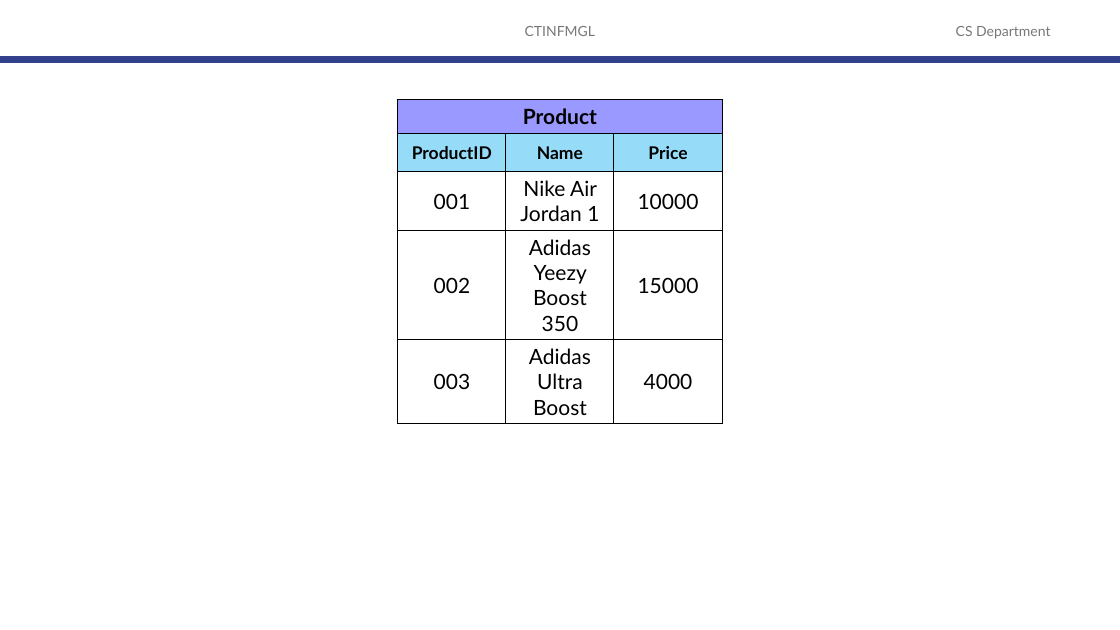
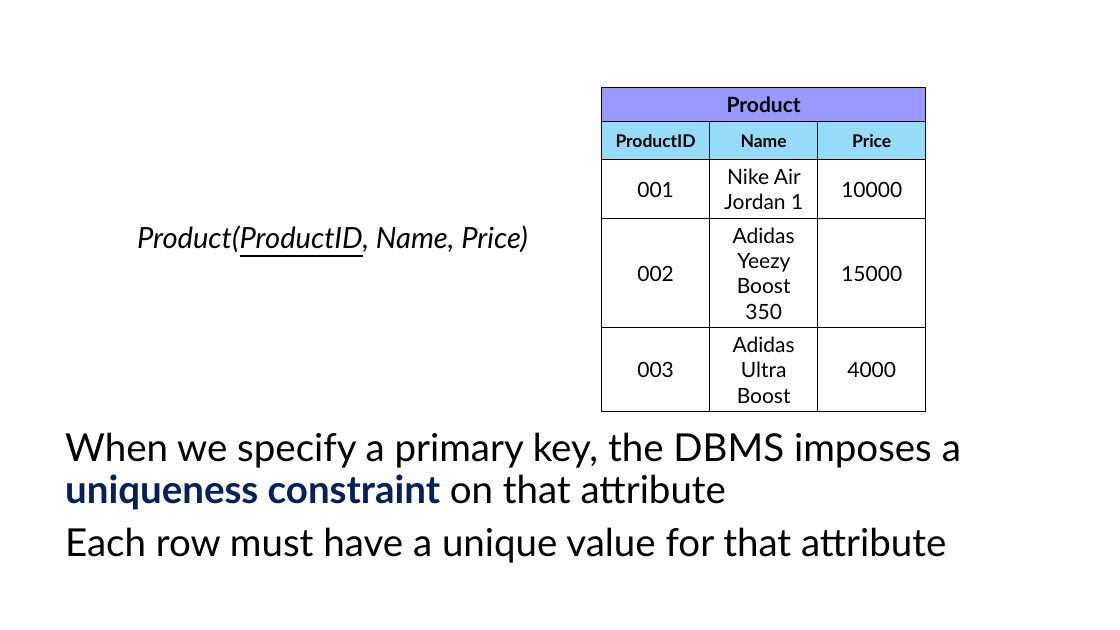
Before and after one commit to robitussin/CTINFMGL, a slide deck: slide 57 of 03 - The Relational Database Model/The Relational Model.pptx (slide 56 before the commit). Drawn at 1120x630 pixels with LibreOffice and Linux fonts; fonts in the diff are those of the drawing; background and template pictures are left out. Boxes give left, top, right and bottom in pixels: in the first picture for what was removed or moved away, otherwise in the second. Text is boxed around its words. In the diff, an @@ line names an element or a change of style, - is before the commit and + after.

```diff
--- a/03 - The Relational Database Model/The Relational Model.pptx
+++ b/03 - The Relational Database Model/The Relational Model.pptx
@@ text removed at (525,26,595,36) @@
-CTINFMGL
@@ text removed at (956,26,1050,39) @@
-CS Department
@@ line removed from (0, 59) to (1120, 59) @@
@@ table: place and size @@
-table at (398,100,723,419)
+table at (602,87,927,407)
@@ text added at (137,225,528,252), 25 pt, text #000000, italic @@
+Product(ProductID, Name, Price)
@@ text added at (65,432,961,563), 33 pt, text #000000 @@
+When we specify a primary key, the DBMS imposes a uniqueness constraint on that attribute
+Each row must have a unique value for that attribute
```
Also in this commit, not shown: 4 other slides changed, 14 slides added.
